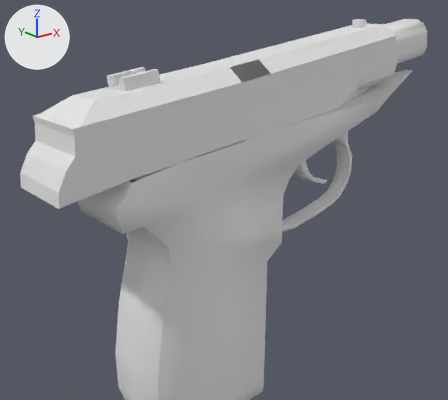
One commit to the OBJ model Vertex_Animation_Compiler/Assets/Makarov_Pistol_Shoot72.obj: the scene before it, then after it.
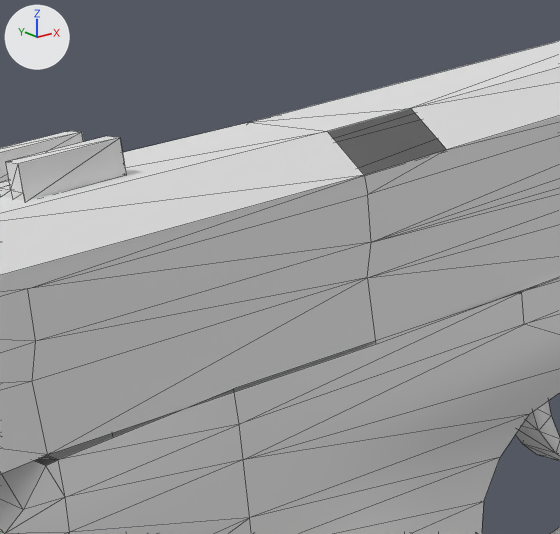
Each version is shown whole from a camera (50 mm lens) standing at (0.2336, -0.2523, -0.0043) and looking at (0.3534, -0.1025, -0.0642), then close up on the part from 26% to 69% of the width and 5% to 52% of the height. Lighting does not change. The marker at upper left points along +X, +Y and +Z. The close-ups show mesh edges as thin lines. Where no turn or scale is listed for an object, it has been applied to the vertices.

In view in the first close-up: 'Rest_of_the_gun_Sphere', 'Top_Slider_Sphere.001'.
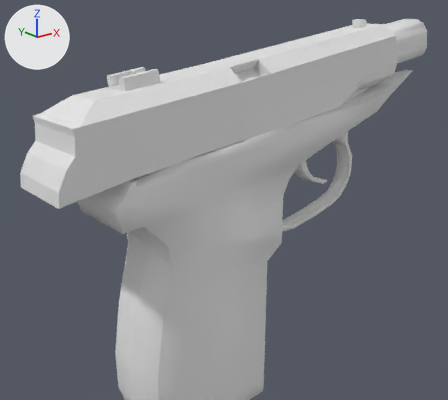
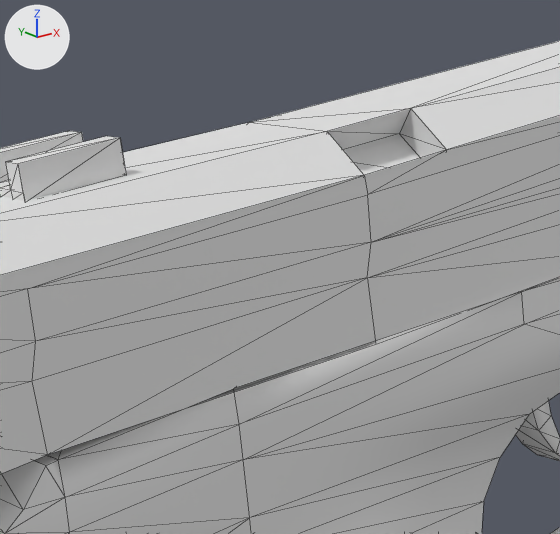
Pixel boxes (x1, y1, x2, y2) of what changed, in the close-ups (560 x 534 px):
part 1 of me_rest_of_the_gun_sphere, added
    after: (34, 291, 521, 466)
part 2 of me_top_slider_sphere_001, added
    after: (327, 108, 447, 175)

What changed in the scene script:
```text
Change me_rest_of_the_gun_sphere:
    where me_rest_of_the_gun_sphere.from_pydata(...)  # 272 vertices, 519 faces; spans x 0.3104..0.4555, y -0.1097..-0.0844, z -0.1414..-0.0093
    used by ob_rest_of_the_gun_sphere; location = (0.0, 0.0, 0.0)
    verts and faces of me_rest_of_the_gun_sphere; kept vertices keep their numbers, new ones are numbered from 272
    before: 164 (0.3782, -0.0844, -0.0407), 166 (0.3159, -0.1097, -0.0502) at pixel (45, 465), 175 (0.3173, -0.1097, -0.0498) at pixel (58, 459), 178 (0.3782, -0.1097, -0.0407) at pixel (521, 291), 179 (0.3379, -0.1097, -0.046) at pixel (233, 388)
    before: 180 (0.3173, -0.0844, -0.0498), 181 (0.3379, -0.0844, -0.046), 183 (0.3159, -0.0844, -0.0502)
    me_rest_of_the_gun_sphere part 1
    add faces += [(164, 181, 179), (175, 179, 181), (166, 175, 183), (164, 179, 178), (175, 181, 180), (175, 180, 183)]
Change me_top_slider_sphere_001:
    used by ob_top_slider_sphere_001; location = (0.0, 0.0, 0.0)
    remove me_top_slider_sphere_001.from_pydata(...)  # 127 vertices, 227 faces; spans x 0.2943..0.4318, y -0.1097..-0.0844, z -0.0533..-0.009
    add me_top_slider_sphere_001.from_pydata(...)  # 131 vertices, 237 faces; spans x 0.2943..0.4318, y -0.1097..-0.0844, z -0.0533..-0.009
    me_top_slider_sphere_001 part 2
    4 vertices are added at (0.3668, -0.1072, -0.0271), (0.3552, -0.1074, -0.0289), (0.3662, -0.102, -0.0231), (0.3546, -0.1021, -0.0249)
    10 new faces join them
```
